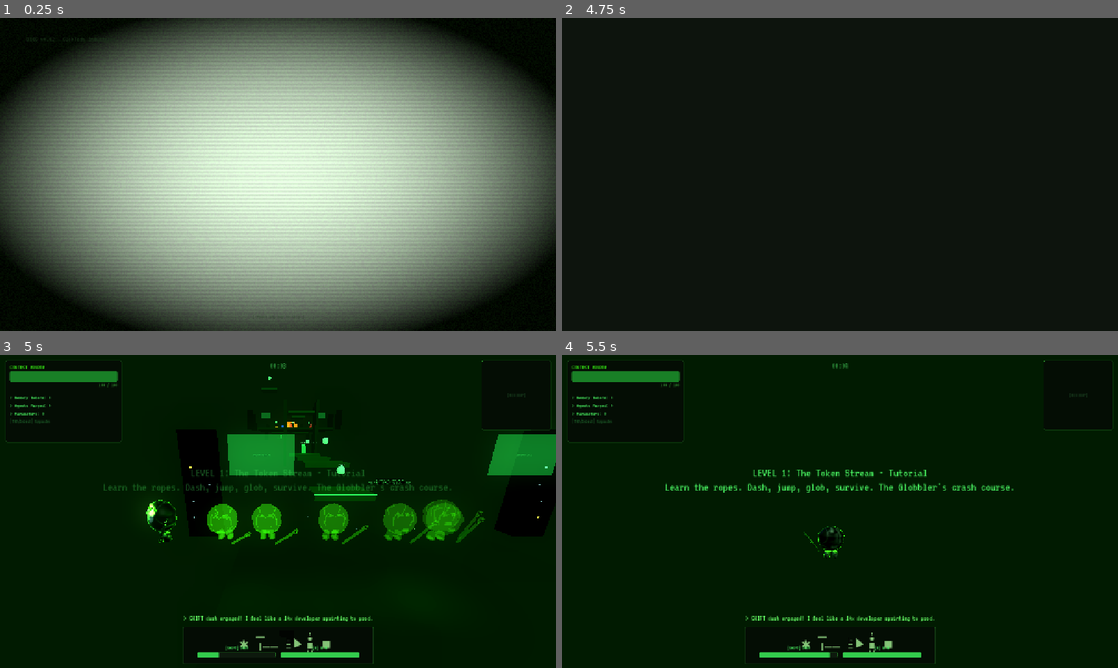
Above: before the commit, frames 1-4 (two rows, left to right).
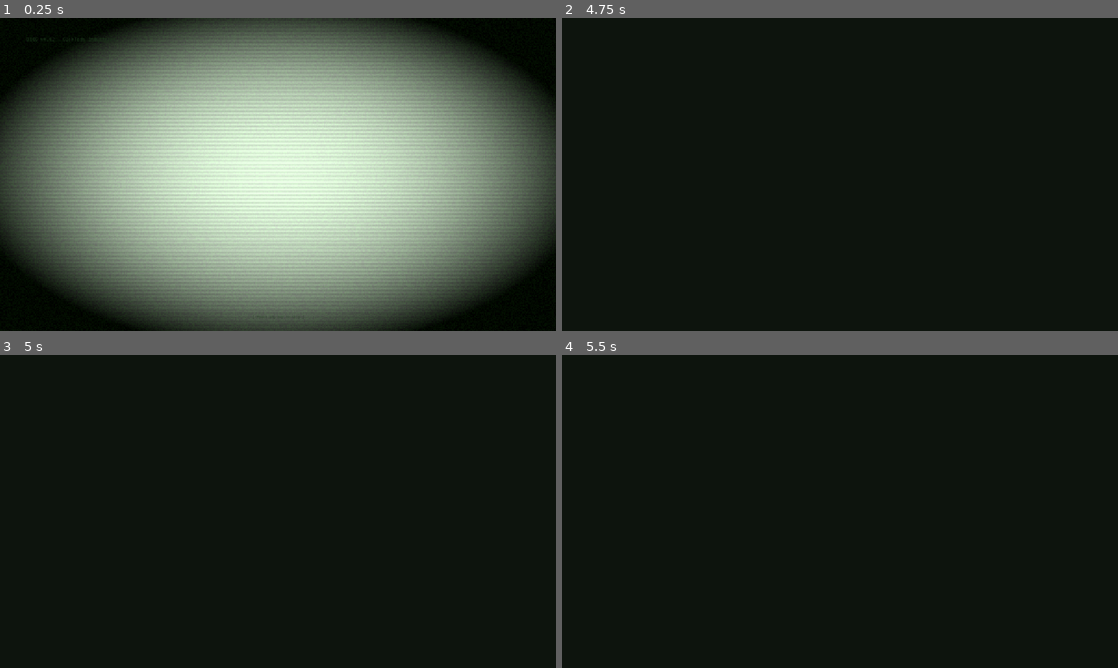
Above: after the commit, the same moments.

Repository: hwashburn1011/globblers-journey
Game: Godot game, scene res://scenes/main/splash.tscn
Same seed, same stepped clock (60 frames per second), same inputs: the game is played once before the commit and once after it.
Inputs (mouse positions are in pixels of both pictures, inside the frame that each line leads up to):
- Up to frame 1 (0.25 s): no input
- Up to frame 2 (4.75 s): tap Enter (menu_confirm) at 0.5 s; move the mouse to (962, 158) at 0.52 s; hold Right (hack_right) 0.53-1.25 s; hold V (agent_cycle) 0.53-1.25 s; click (962, 158) at 0.67 s; click "[ NEW GAME ]" at 1.25 s; drag from (728, 190) to (812, 237) at 2.02 s; move the mouse to (895, 105) at 2.77 s; hold Right (hack_right) 2.78-3.5 s; hold Mouse wheel up (camera_zoom_in) 2.78-3.5 s; drag from (812, 237) to (673, 127) at 3.52 s; move the mouse to (1006, 221) at 4.27 s; hold Left (hack_left) from 4.28 s (still down); hold Shift (dash) from 4.28 s (still down)
- Up to frame 3 (5 s): keep holding Left (hack_left); keep holding Shift (dash)
- Up to frame 4 (5.5 s): move the mouse to (795, 508) at 5.02 s; release Left (hack_left) at 5.03 s; release Shift (dash) at 5.03 s; hold Up (hack_up) from 5.03 s (still down); tap Space (dialogue_advance) at 5.1 s

Frames 1-2 are identical in both runs. In frame 3, 10% of the frame differs, in the area x 1-100%, y 1-99%; in frame 4, 3.4%.
Error after the commit: Parse Error: Identifier "ReflectionProbe3D" not declared in the current scope. (res://scripts/main_level.gd:747)

Commit message:
feat: Task 15.4 — ReflectionProbe3D nodes at room centers and boss arenas
Add _place_reflection_probes() to all 6 level scripts with UPDATE_ONCE
mode and box_projection enabled. Each room gets a probe sized to its
dimensions, and each boss arena gets a dedicated probe. ~30 probes total
across all chapters for meaningful local reflections on props/characters.

Co-Authored-By: Claude Opus 4.6 (1M context) <noreply@anthropic.com>

Diff:
--- a/scenes/levels/chapter_1/terminal_wastes.gd
+++ b/scenes/levels/chapter_1/terminal_wastes.gd
@@ -129,6 +129,7 @@
 	_show_hint_once("movement", "MOVEMENT", "WASD to move. SHIFT to run. SPACE to jump. Try not to die immediately.")
 	_place_decals()
 	_place_particles()
+	_place_reflection_probes()
 	print("[TERMINAL WASTES] Level loaded. %d rooms of existential dread ready." % ROOMS.size())
 
 
@@ -2299,3 +2300,25 @@
 		particles.draw_pass_1 = mesh
 
 		add_child(particles)
+
+
+func _place_reflection_probes() -> void:
+	for room_key in ROOMS:
+		var r = ROOMS[room_key]
+		var probe := ReflectionProbe3D.new()
+		probe.name = "ReflectionProbe_" + room_key
+		probe.update_mode = ReflectionProbe3D.UPDATE_ONCE
+		probe.box_projection = true
+		probe.size = Vector3(r["size"].x, r["wall_h"], r["size"].y)
+		probe.position = r["pos"] + Vector3(0, r["wall_h"] * 0.5, 0)
+		add_child(probe)
+
+	# Boss arena probe — rm_rf arena (8x6 grid, TILE_SIZE 2.5)
+	var nexus_pos: Vector3 = ROOMS["nexus"]["pos"]
+	var boss_probe := ReflectionProbe3D.new()
+	boss_probe.name = "ReflectionProbe_boss_arena"
+	boss_probe.update_mode = ReflectionProbe3D.UPDATE_ONCE
+	boss_probe.box_projection = true
+	boss_probe.size = Vector3(22.0, 10.0, 17.0)
+	boss_probe.position = nexus_pos + Vector3(0, 5.0, -22)
+	add_child(boss_probe)
--- a/scenes/levels/chapter_2/training_grounds.gd
+++ b/scenes/levels/chapter_2/training_grounds.gd
@@ -174,6 +174,7 @@
 
 	_place_decals()
 	_place_particles()
+	_place_reflection_probes()
 	print("[TRAINING GROUNDS] Network loaded. %d neuron-rooms ready for traversal." % ROOMS.size())
 
 
@@ -2494,3 +2495,25 @@
 		wisps.draw_pass_1 = wmesh
 
 		add_child(wisps)
+
+
+func _place_reflection_probes() -> void:
+	for room_key in ROOMS:
+		var r = ROOMS[room_key]
+		var probe := ReflectionProbe3D.new()
+		probe.name = "ReflectionProbe_" + room_key
+		probe.update_mode = ReflectionProbe3D.UPDATE_ONCE
+		probe.box_projection = true
+		probe.size = Vector3(r["size"].x, r["wall_h"], r["size"].y)
+		probe.position = r["pos"] + Vector3(0, r["wall_h"] * 0.5, 0)
+		add_child(probe)
+
+	# Boss arena probe — local minimum (6 concentric rings, outer radius ~24)
+	var loss_pos: Vector3 = ROOMS["loss_plaza"]["pos"]
+	var boss_probe := ReflectionProbe3D.new()
+	boss_probe.name = "ReflectionProbe_boss_arena"
+	boss_probe.update_mode = ReflectionProbe3D.UPDATE_ONCE
+	boss_probe.box_projection = true
+	boss_probe.size = Vector3(48.0, 12.0, 48.0)
+	boss_probe.position = loss_pos + Vector3(0, 6.0, -22)
+	add_child(boss_probe)
--- a/scenes/levels/chapter_3/prompt_bazaar.gd
+++ b/scenes/levels/chapter_3/prompt_bazaar.gd
@@ -165,6 +165,7 @@
 
 	_place_decals()
 	_place_particles()
+	_place_reflection_probes()
 	print("[PROMPT BAZAAR] Market open. %d districts ready for browsing." % ROOMS.size())
 
 
@@ -2447,3 +2448,25 @@
 		smoke.draw_pass_1 = smesh
 
 		add_child(smoke)
+
+
+func _place_reflection_probes() -> void:
+	for room_key in ROOMS:
+		var r = ROOMS[room_key]
+		var probe := ReflectionProbe3D.new()
+		probe.name = "ReflectionProbe_" + room_key
+		probe.update_mode = ReflectionProbe3D.UPDATE_ONCE
+		probe.box_projection = true
+		probe.size = Vector3(r["size"].x, r["wall_h"], r["size"].y)
+		probe.position = r["pos"] + Vector3(0, r["wall_h"] * 0.5, 0)
+		add_child(probe)
+
+	# Boss arena probe — system prompt (8x6 grid, TILE_SIZE 3.0 + 0.3 gap)
+	var auction_pos: Vector3 = ROOMS["auction_hall"]["pos"]
+	var boss_probe := ReflectionProbe3D.new()
+	boss_probe.name = "ReflectionProbe_boss_arena"
+	boss_probe.update_mode = ReflectionProbe3D.UPDATE_ONCE
+	boss_probe.box_projection = true
+	boss_probe.size = Vector3(28.0, 12.0, 22.0)
+	boss_probe.position = auction_pos + Vector3(0, 6.0, -22)
+	add_child(boss_probe)
--- a/scenes/levels/chapter_4/model_zoo.gd
+++ b/scenes/levels/chapter_4/model_zoo.gd
@@ -177,6 +177,7 @@
 
 	_place_decals()
 	_place_particles()
+	_place_reflection_probes()
 	print("[MODEL ZOO] Safari park open. %d exhibits ready for visitors." % ROOMS.size())
 
 
@@ -2907,3 +2908,25 @@
 		dust.draw_pass_1 = mesh
 
 		add_child(dust)
+
+
+func _place_reflection_probes() -> void:
+	for room_key in ROOMS:
+		var r = ROOMS[room_key]
+		var probe := ReflectionProbe3D.new()
+		probe.name = "ReflectionProbe_" + room_key
+		probe.update_mode = ReflectionProbe3D.UPDATE_ONCE
+		probe.box_projection = true
+		probe.size = Vector3(r["size"].x, r["wall_h"], r["size"].y)
+		probe.position = r["pos"] + Vector3(0, r["wall_h"] * 0.5, 0)
+		add_child(probe)
+
+	# Boss arena probe — foundation model (10x8 grid, TILE_SIZE 2.5)
+	var atrium_pos: Vector3 = ROOMS["foundation_atrium"]["pos"]
+	var boss_probe := ReflectionProbe3D.new()
+	boss_probe.name = "ReflectionProbe_boss_arena"
+	boss_probe.update_mode = ReflectionProbe3D.UPDATE_ONCE
+	boss_probe.box_projection = true
+	boss_probe.size = Vector3(28.0, 14.0, 22.0)
+	boss_probe.position = atrium_pos + Vector3(0, 7.0, -30)
+	add_child(boss_probe)
--- a/scenes/levels/chapter_5/alignment_citadel.gd
+++ b/scenes/levels/chapter_5/alignment_citadel.gd
@@ -178,6 +178,7 @@
 
 	_place_decals()
 	_place_particles()
+	_place_reflection_probes()
 	print("[ALIGNMENT CITADEL] Safety paradise open. %d zones of enforced compliance ready." % ROOMS.size())
 
 
@@ -2683,3 +2684,25 @@
 		shimmer.draw_pass_1 = smesh
 
 		add_child(shimmer)
+
+
+func _place_reflection_probes() -> void:
+	for room_key in ROOMS:
+		var r = ROOMS[room_key]
+		var probe := ReflectionProbe3D.new()
+		probe.name = "ReflectionProbe_" + room_key
+		probe.update_mode = ReflectionProbe3D.UPDATE_ONCE
+		probe.box_projection = true
+		probe.size = Vector3(r["size"].x, r["wall_h"], r["size"].y)
+		probe.position = r["pos"] + Vector3(0, r["wall_h"] * 0.5, 0)
+		add_child(probe)
+
+	# Boss arena probe — aligner (12x10 grid, TILE_SIZE 2.5)
+	var core_pos: Vector3 = ROOMS["alignment_core"]["pos"]
+	var boss_probe := ReflectionProbe3D.new()
+	boss_probe.name = "ReflectionProbe_boss_arena"
+	boss_probe.update_mode = ReflectionProbe3D.UPDATE_ONCE
+	boss_probe.box_projection = true
+	boss_probe.size = Vector3(32.0, 16.0, 28.0)
+	boss_probe.position = core_pos + Vector3(0, 8.0, -28)
+	add_child(boss_probe)
--- a/scripts/main_level.gd
+++ b/scripts/main_level.gd
@@ -41,6 +41,7 @@
 	_spawn_hazards()
 	_spawn_ambient_particles()
 	_spawn_decorations()
+	_place_reflection_probes()
 
 	# Start level audio — menu music is already stopped by menu transition
 	var game_mgr = get_node_or_null("/root/GameManager")
@@ -739,3 +740,32 @@
 				for child in dp["node"].get_children():
 					if child is CollisionShape3D:
 						child.disabled = false
+
+
+func _place_reflection_probes() -> void:
+	# Tutorial area (z: 0 to -20)
+	var probe_tutorial := ReflectionProbe3D.new()
+	probe_tutorial.name = "ReflectionProbe_tutorial"
+	probe_tutorial.update_mode = ReflectionProbe3D.UPDATE_ONCE
+	probe_tutorial.box_projection = true
+	probe_tutorial.size = Vector3(14.0, 8.0, 22.0)
+	probe_tutorial.position = Vector3(0, 4.0, -10)
+	add_child(probe_tutorial)
+
+	# Enemy encounter arena (z: -55 to -80)
+	var probe_arena := ReflectionProbe3D.new()
+	probe_arena.name = "ReflectionProbe_arena"
+	probe_arena.update_mode = ReflectionProbe3D.UPDATE_ONCE
+	probe_arena.box_projection = true
+	probe_arena.size = Vector3(22.0, 10.0, 18.0)
+	probe_arena.position = Vector3(0, 12.0, -65)
+	add_child(probe_arena)
+
+	# Final boss arena (z: -148 to -170)
+	var probe_boss := ReflectionProbe3D.new()
+	probe_boss.name = "ReflectionProbe_final_arena"
+	probe_boss.update_mode = ReflectionProbe3D.UPDATE_ONCE
+	probe_boss.box_projection = true
+	probe_boss.size = Vector3(20.0, 10.0, 14.0)
+	probe_boss.position = Vector3(0, 16.0, -168)
+	add_child(probe_boss)
Not shown, changed: TASKS.md
